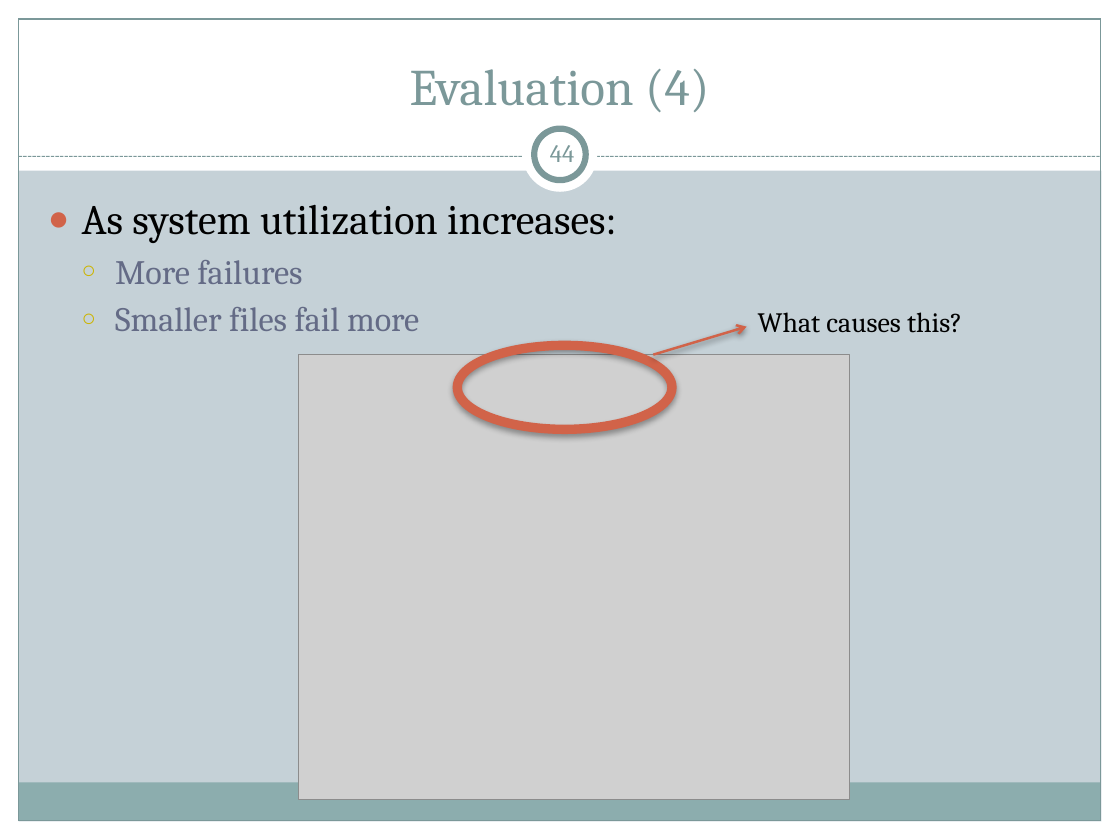
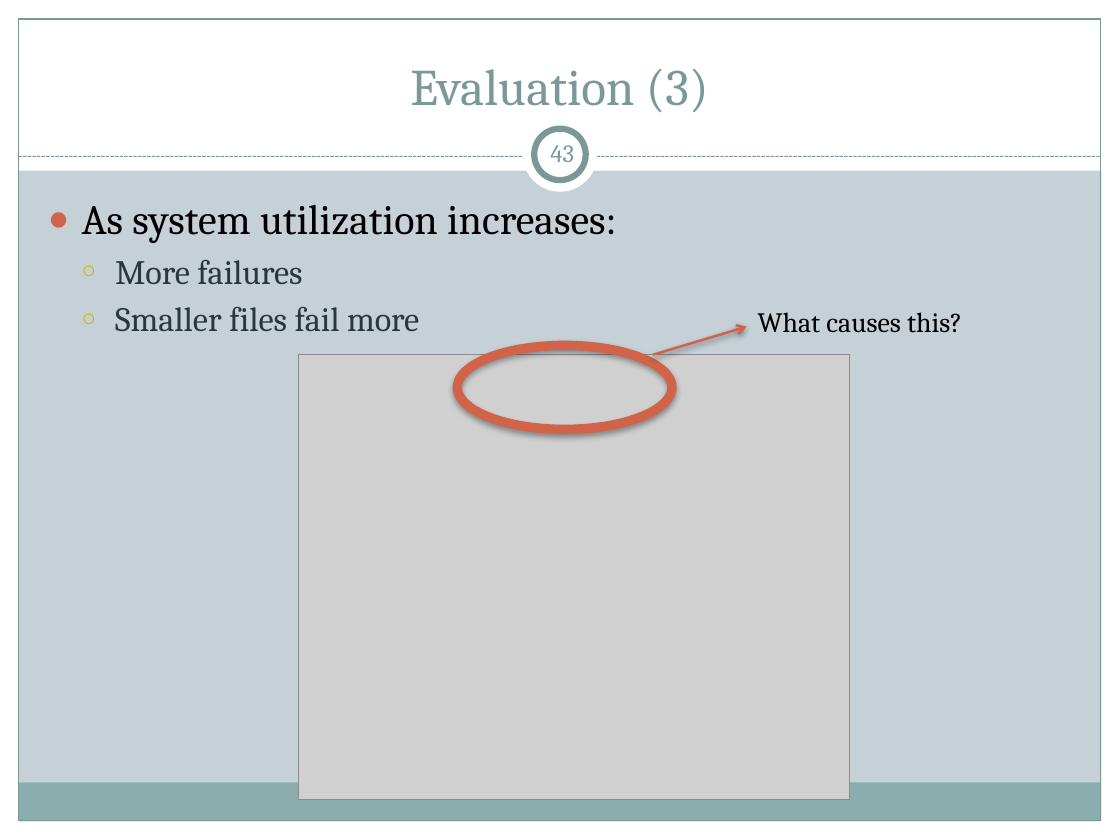
Before and after one commit to cs525-koala/documents, a slide deck: slide 43 of p2p/P2P Apps.pptx (slide 44 before the commit). Drawn at 1120x840 pixels with LibreOffice and Linux fonts; fonts in the diff are those of the drawing; grey boxes stand for pictures. Boxes give left, top, right and bottom in pixels: in the first picture for what was removed or moved away, otherwise in the second. Text is boxed around its words. In the diff, an @@ line names an element or a change of style, - is before the commit and + after.

```diff
--- a/p2p/P2P Apps.pptx
+++ b/p2p/P2P Apps.pptx
@@ title at [410,69,709,112]: text changed @@
-Evaluation (4)
+Evaluation (3)
@@ page number at [550,145,574,162]: text changed @@
-44
+43
@@ text at [115,260,419,331]: text colour #646B86 to #2A373D in "More failures", "Smaller files fail more" @@
```
Also in this commit, not shown: 47 other slides changed, 1 slide added, 2 slides removed.
